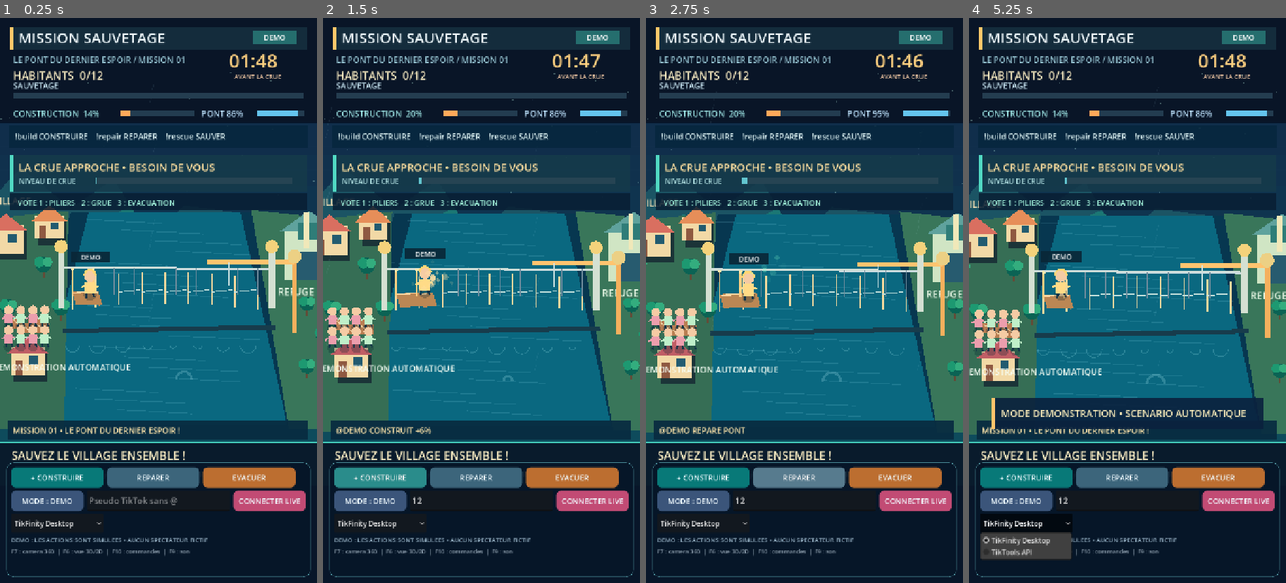
Above: before the commit, frames 1-4 (left to right).
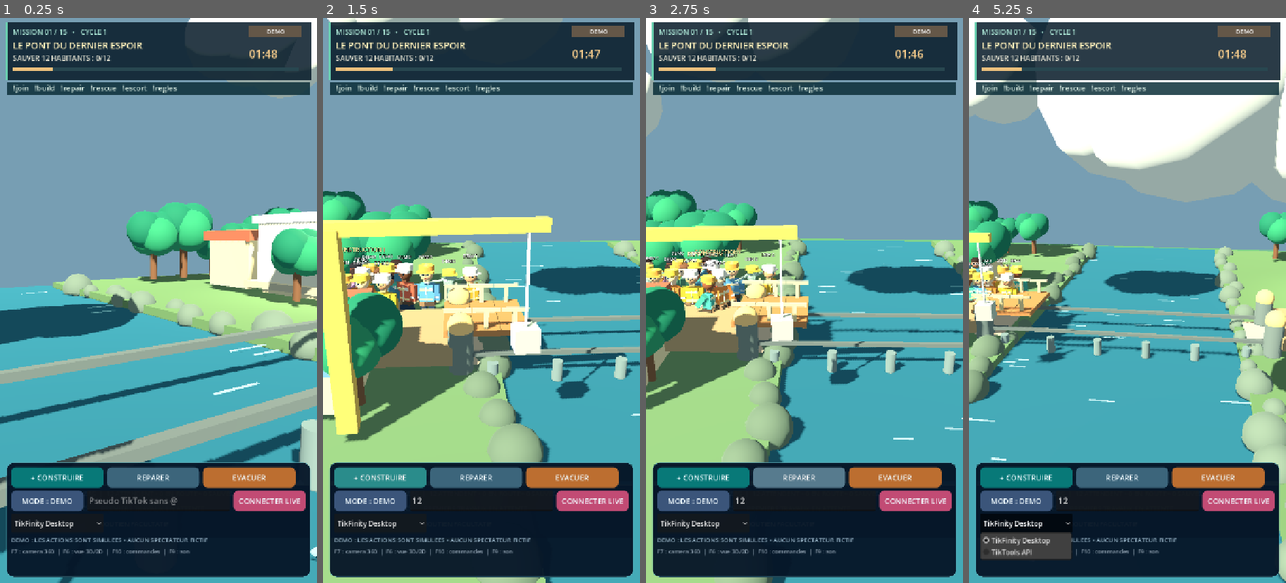
Above: after the commit, the same moments.

Repository: Hsergo/LIVE-BATTLES
Game: Godot game, scene res://main.tscn
Two runs of this game, one before a commit and one after it. Both use one fixed random seed, a clock stepped at 60 frames per second and the inputs below.
Inputs (mouse positions are in pixels of both pictures, inside the frame that each line leads up to):
- Up to frame 1 (0.25 s): no input
- Up to frame 2 (1.5 s): click (481, 498) at 0.52 s; type "12" at 0.6 s; click "+ CONSTRUIRE" at 1.25 s
- Up to frame 3 (2.75 s): click "REPARER" at 2 s
- Up to frame 4 (5.25 s): click "EVACUER" at 2.75 s; click "MODE : DEMO" at 3.5 s; click "MODE : LIVE" at 4.25 s; click "TikFinity Desktop" at 5 s

The runs differ from the first frame. In frame 1, 75% of the frame differs, in the area x 0-100%, y 0-100%; in frame 2, 73%; in frame 3, 74%; in frame 4, 77%.
Error before the commit: Parse Error: Cannot infer the type of "has_passengers" variable because the value doesn't have a set type. (res://scripts/world_3d.gd:845)

Commit message:
art(rescue): animate proper ferry boats and helicopter routes, visible docks and site-specific refugee camps

Diff:
--- a/rescue/game/scripts/world_3d.gd
+++ b/rescue/game/scripts/world_3d.gd
@@ -1,4 +1,5 @@
 extends Node3D
+const Routes = preload("res://scripts/rescue_routes_3d.gd")
 ## Monde 3D procedurally constructed — visible 360-degree camera and attributed crews.
 ## Workers are represented only by real joined users when live_mode is enabled.
 const MAX_RENDERED_WORKERS := 48
@@ -359,7 +360,7 @@
 	_box(terrain,Vector3(-1.9,0.54,3.4),Vector3(0.48,0.05,2.8),Color("#f4e9c1"))
 	var heli := Node3D.new()
 	terrain.add_child(heli)
-	heli.position = Vector3(0,3.3,8.0)
+	heli.position = Vector3(-1.9,2.45,3.15)
 	_ball(heli,Vector3.ZERO,1.1,Color("#e6b35e"))
 	_box(heli,Vector3(1.5,0.2,0.0),Vector3(2.8,0.25,0.28),Color("#e0c17e"))
 	_box(heli,Vector3(0,1.15,0),Vector3(5.4,0.08,0.15),Color("#e7e6d9"))
@@ -385,15 +386,29 @@
 	cranes.append(crane)
 
 func _build_boats() -> void:
+	var site := str(state.call("scenario_info").get("site_type"))
 	for i in range(4):
 		var ship := Node3D.new()
+		ship.name = "EvacuationBoat_%d" % i
 		terrain.add_child(ship)
-		ship.position = Vector3(-6.1,-0.1,-3.0+float(i)*2.0)
-		_box(ship,Vector3.ZERO,Vector3(1.6,0.34,0.8),Color("#b78d5a"))
-		_cylinder(ship,Vector3(0,0.8,0),0.04,1.6,Color("#e8ddd0"))
-		_box(ship,Vector3(0.25,0.93,0),Vector3(0.5,0.72,0.06),Color("#f2e5c9"))
+		ship.position = Vector3(-5.35,0.19,9.0)
+		var rescue_color := Color("#e6ba77") if site=="lighthouse" else Color("#69b0a5")
+		_box(ship,Vector3.ZERO,Vector3(2.05,0.38,1.32),Color("#9c765b"))
+		_box(ship,Vector3(0,0.19,0),Vector3(1.86,0.10,1.10),Color("#b8a382"))
+		for z in [-0.52,0.52]:
+			_box(ship,Vector3(0,0.35,z),Vector3(1.9,0.43,0.10),rescue_color)
+		_box(ship,Vector3(-0.73,0.35,0),Vector3(0.11,0.48,1.0),rescue_color)
+		_box(ship,Vector3(0.73,0.35,0),Vector3(0.11,0.48,1.0),rescue_color)
+		_box(ship,Vector3(-0.45,0.62,0),Vector3(0.09,0.78,0.08),Color("#eee8ca"))
+		_ball(ship,Vector3(-0.45,1.02,0),0.16,Color("#efda9b"))
 		ship.visible = false
 		boats.append(ship)
+	if site in ["dike","dam","lighthouse"]:
+		var dock_z := 2.9 if site=="lighthouse" else 9.7
+		for shore in [-1.0,1.0]:
+			_box(terrain,Vector3(shore*6.65,0.27,dock_z),Vector3(1.92,0.18,3.0),Color("#c3a77f"))
+			_box(terrain,Vector3(shore*6.7,0.70,dock_z-1.34),Vector3(0.09,0.82,0.10),Color("#a38a6e"))
+			_box(terrain,Vector3(shore*6.7,0.70,dock_z+1.34),Vector3(0.09,0.82,0.10),Color("#a38a6e"))
 
 func _update_segments(completion: float) -> void:
 	var count := int(ceil(clampf(completion,0.0,100.0)/100.0*float(PLANK_COUNT)))
@@ -676,19 +691,32 @@
 				avatar.call("animate",delta,gait_state)
 
 func _animate_rescues() -> void:
-	# Boats are a real visual only during maritime rescue missions.
-	var is_maritime := str(state.call("scenario_info").get("site_type")) == "lighthouse"
-	var moving: Array = state.get("crossings")
+	var site := str(state.call("scenario_info").get("site_type"))
+	var using_boats := site in ["lighthouse","dike","dam"]
+	var active: Array = state.get("crossings")
 	for i in range(boats.size()):
 		var boat: Node3D = boats[i]
-		boat.visible = is_maritime and i < moving.size()
+		boat.visible = using_boats and i < active.size()
 		if boat.visible:
-			var crossing: Dictionary = moving[i]
-			var p := float(crossing.get("p",0.0))
-			var lane := float(crossing.get("lane",0))
-			boat.position = Vector3(-5.8+p*11.6,-0.14+sin(clock*2.4+lane)*0.08,2.4+lane*0.6)
-			boat.rotation.y = -0.3+sin(clock*1.3+float(i))*0.12
-
+			var passenger: Dictionary = active[i]
+			var progress := float(passenger.get("p",0.0))
+			var lane := int(passenger.get("lane",0))
+			boat.position = Routes.vehicle_position(site,progress,lane)
+			boat.position.y += sin(clock*2.5+float(i))*0.035
+			boat.rotation.y = 0.09*sin(clock*1.8+float(i))
+	if rescue_helicopter != null and is_instance_valid(rescue_helicopter) and site=="helipad":
+		var flying := false
+		if not active.is_empty():
+			var first: Dictionary = active[0]
+			var p := float(first.get("p",0.0))
+			var lane := int(first.get("lane",0))
+			if p >= 0.15 and p <= 0.90:
+				var flight_target: Vector3 = Routes.vehicle_position(site,p,lane)
+				rescue_helicopter.position = rescue_helicopter.position.lerp(flight_target,0.16)
+				flying = true
+		if not flying:
+			rescue_helicopter.position = rescue_helicopter.position.lerp(
+				Vector3(-1.9,2.45+sin(clock*2.0)*0.05,3.15),0.04)
 
 func _process(delta: float) -> void:
 	if state == null:
@@ -763,7 +791,9 @@
 	var emergency_tent := Node3D.new()
 	emergency_tent.name = "EmergencyCareCamp"
 	terrain.add_child(emergency_tent)
-	emergency_tent.position = Vector3(13.3,0.14,-9.2)
+	var site := str(state.call("scenario_info").get("site_type"))
+	var refuge_z := 8.5 if site in ["dike","dam"] else -7.1
+	emergency_tent.position = Vector3(13.3,0.14,refuge_z)
 	_box(emergency_tent,Vector3(0,0.2,0),Vector3(5.5,0.28,4.4),Color("#bcb7a1"))
 	_box(emergency_tent,Vector3(0,1.6,0),Vector3(4.8,2.6,3.5),Color("#e7e4d4"))
 	var rooftop := _box(emergency_tent,Vector3(0,3.16,0),Vector3(5.2,0.32,3.9),Color("#d1dfd2"))
@@ -788,7 +818,7 @@
 	var ambulance := Node3D.new()
 	ambulance.name = "RescueAmbulance"
 	terrain.add_child(ambulance)
-	ambulance.position = Vector3(18.6,0.13,-7.7)
+	ambulance.position = Vector3(18.6,0.13,refuge_z+1.2)
 	_box(ambulance,Vector3(0,0.89,0),Vector3(3.6,1.65,1.75),Color("#eef0e2"))
 	_box(ambulance,Vector3(-0.56,1.45,0.91),Vector3(0.81,0.57,0.09),Color("#5e99b4"))
 	_box(ambulance,Vector3(1.3,1.07,0.91),Vector3(0.48,0.48,0.13),Color("#e76e57"))
@@ -841,9 +871,7 @@
 		light_refuge.light_energy = 1.15+0.13*sin(clock*1.8)
 	if rescue_rotor != null and is_instance_valid(rescue_rotor):
 		rescue_rotor.rotation.y += delta * 24.0
-	if rescue_helicopter != null and is_instance_valid(rescue_helicopter):
-		var has_passengers := not state.get("crossings").is_empty()
-		rescue_helicopter.position.y = 3.3+0.12*sin(clock*2.3)+(1.0 if has_passengers else 0.0)
+	# Helicopter location is driven by the passenger's rescue track in physics.
 
 func visible_civilians() -> int:
 	return int(civilians.call("visible_count")) if civilians != null else 0
